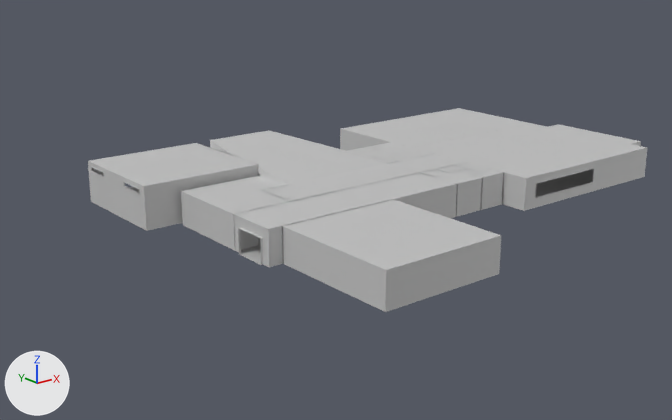
What one commit did to the FBX model Testing first personn/Assets/Props And Game Assets/Lewis' Models/Level2/Assets/Assets/Level3.fbx.
The view is the same before and after, from a camera (50 mm lens) standing at (-47.7, -52.7, 24.5) and looking at (1.7, 8.9, -0.2). The lights are fixed; the arrows at lower left show +X, +Y and +Z. Where no turn or scale is listed for an object, it has been applied to the vertices. Vertices at the same position are counted once.
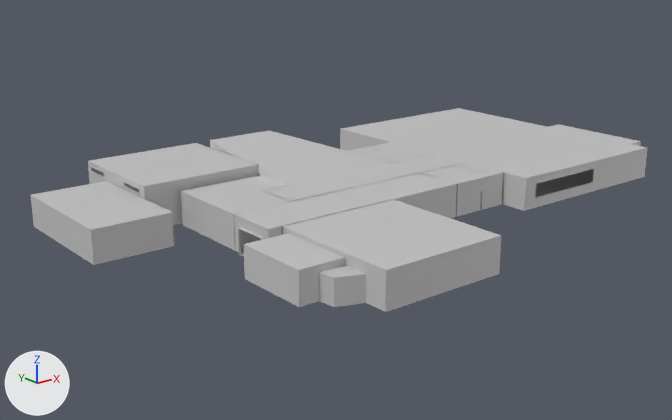
Boxes (x1, y1, x2, y2) around the edits, measured in the pictures (672 x 420 px):
'pCube30', reshaped (10% wider): before (88, 108, 647, 267); after (31, 108, 647, 265)
'pCube68', added: after (244, 233, 345, 307)
part 1 of me_mesh, built on: after (31, 157, 317, 265)
part 2 of me_mesh_001, built on: before (319, 212, 475, 306); after (319, 212, 475, 307)

Patch to the scene script:
```diff
--- a/Testing first personn/Assets/Props And Game Assets/Lewis' Models/Level2/Assets/Assets/Level3.fbx.py
+++ b/Testing first personn/Assets/Props And Game Assets/Lewis' Models/Level2/Assets/Assets/Level3.fbx.py
@@ me_mesh_001 @@
 # used by ob_pcube31; location = (-6.67, -0.37, 0.42)
-me_mesh_001.from_pydata(...)  # 95 vertices, 88 faces; spans x -4.08..6.7, y -11.29..0.0, z 0.0..2.89
+me_mesh_001.from_pydata(...)  # 118 vertices, 109 faces; spans x -6.28..6.7, y -11.29..0.0, z 0.0..2.89
+# me_mesh_001 part 2
+# 12 faces are deleted
+# 2 vertices move from x -4.08, y -8.81, z 0.0..2.04 to x -4.08, y -9.34, z 0.0..2.04
+# 6 vertices are added at (-6.28, -7.52, 0.0), (-6.14, -8.57, 0.0), (-5.07, -7.29, 0.0), (-5.07, -9.03, 0.0), (-5.07, -7.22, 0.0), (-6.28, -7.22, 0.0)
+# 11 new vertices lie (0.0, -3.15, 0.0) away from vertices in x -4.08..6.7, y -4.37, z 0.0..2.89
+# 6 new vertices lie (0.0, 0.0, 2.04) away from vertices in x -6.28..-5.07, y -9.03..-7.22, z 0.0
+# 33 new faces join them
 me_mesh_001.materials.append(mat_lambert1)
@@ me_mesh @@
 # used by ob_pcube30; location = (0.53, 5.86, 1.87)
-me_mesh.from_pydata(...)  # 2346 vertices, 2142 faces; spans x -15.6..34.9, y -8.8..17.3, z -1.9..3.0
+me_mesh.from_pydata(...)  # 2487 vertices, 2271 faces; spans x -22.2..34.9, y -8.8..17.3, z -1.9..3.0
+# me_mesh part 1: 16 vertices moved from x -7.1..-5.1, y 2.2..2.4, z 0.2 to x -7.1..-5.1, y 2.2..2.4, z 0.5; 4 vertices removed from x -12.7..-12.6, y -3.4..-3.3, z 0.6; 130 vertices added at x -22.2..-4.5, y -6.2..13.5, z -1.5..2.3
 me_mesh.materials.append(mat_lambert1)
@@ me_mesh_002 @@
+me_mesh_002.from_pydata(...)  # 42 vertices, 37 faces; spans x -2.37..1.46, y -0.5..6.74, z -0.52..2.08
+me_mesh_002.materials.append(mat_lambert1)  # light grey #c4c4c4
@@ ob_pcube68 @@
+ob_pcube68 = bpy.data.objects.new('pCube68', me_mesh_002)
+ob_pcube68.location = (-12.25, -7.11, 0.93)
```
